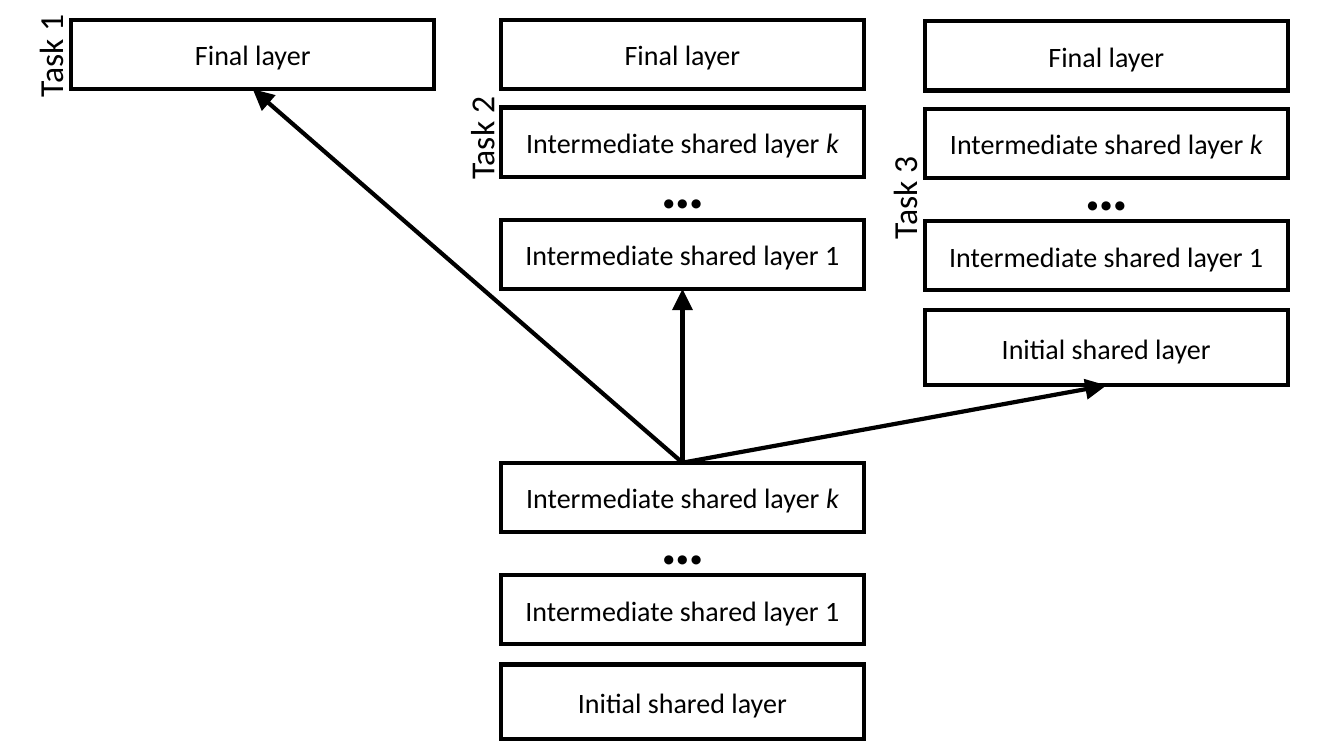
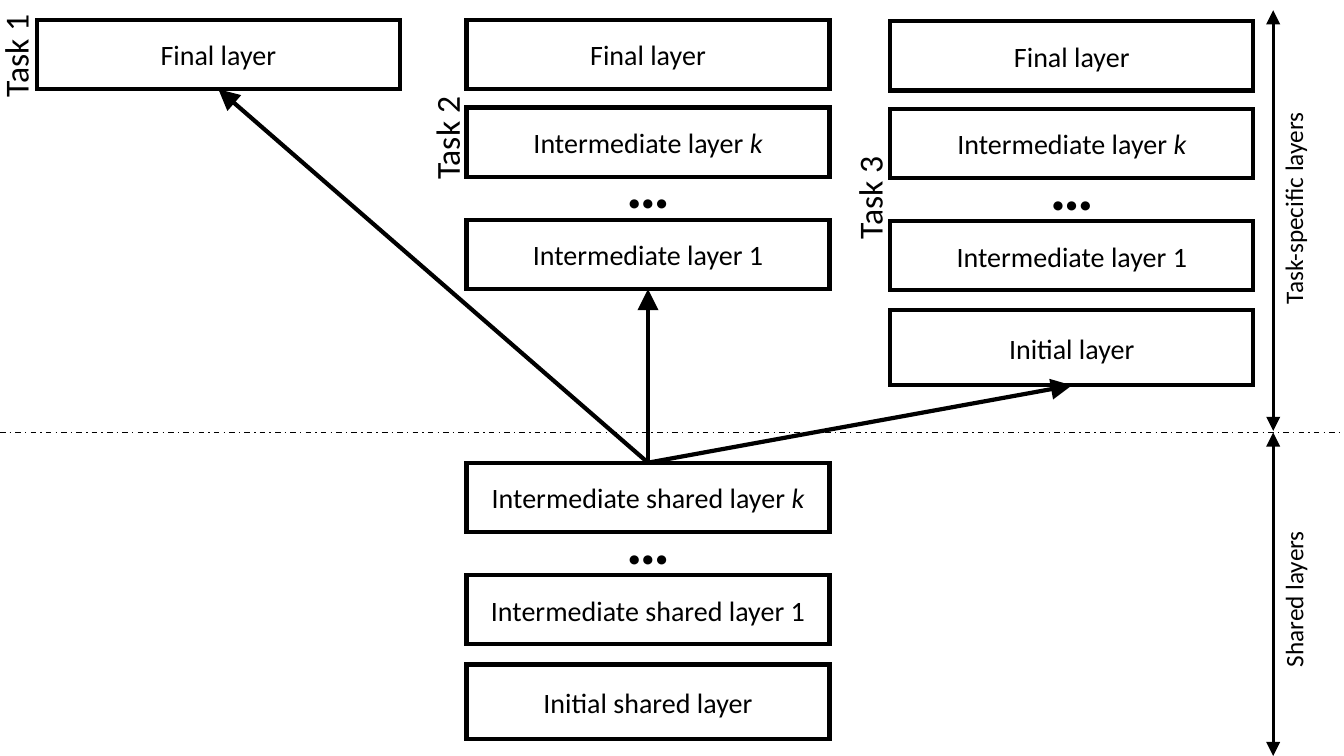
Before and after one commit to clulab/processors, a slide deck: slide 1 of docs/images/multi-arch.pptx. Drawn at 1344x756 pixels with LibreOffice and Linux fonts; fonts in the diff are those of the drawing. Boxes give left, top, right and bottom in pixels: in the first picture for what was removed or moved away, otherwise in the second. Text is boxed around its words. In the diff, an @@ line names an element or a change of style, - is before the commit and + after.

```diff
--- a/docs/images/multi-arch.pptx
+++ b/docs/images/multi-arch.pptx
@@ double arrow added from (1273, 10) to (1273, 431), #000000 2 pt @@
@@ text added at [1279,118,1310,300], 18 pt, text #000000 @@
+Task-specific layers
@@ text in rectangle at [533,133,763,158]: text changed @@
-Intermediate shared layer k
+Intermediate layer k
@@ text in rectangle at [957,134,1187,159]: text changed @@
-Intermediate shared layer k
+Intermediate layer k
@@ text in rectangle at [533,245,763,270]: text changed @@
-Intermediate shared layer 1
+Intermediate layer 1
@@ text in rectangle at [957,247,1187,272]: text changed @@
-Intermediate shared layer 1
+Intermediate layer 1
@@ text in rectangle at [1009,339,1134,364]: text changed @@
-Initial shared layer
+Initial layer
@@ 11 rectangles, 6 texts, 3 arrows: place and size @@
-11 rectangles, 6 texts, 3 arrows at [31,16,1288,739]
+11 rectangles, 6 texts, 3 arrows at [0,16,1253,739]
@@ line added from (0, 433) to (1344, 433), #000000 1 pt dashed @@
@@ double arrow added from (1273, 433) to (1273, 756), #000000 2 pt @@
@@ text added at [1279,536,1310,665], 18 pt, text #000000 @@
+Shared layers
```
Also in this commit, not shown: 1 other file.
